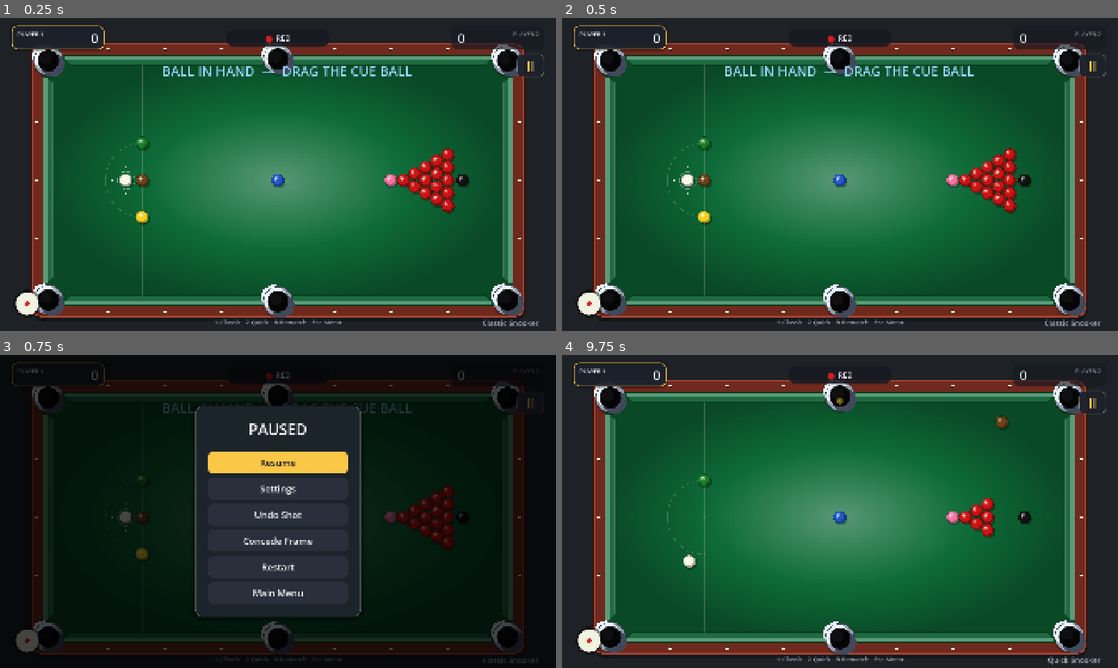
Above: before the commit, frames 1-4 (two rows, left to right).
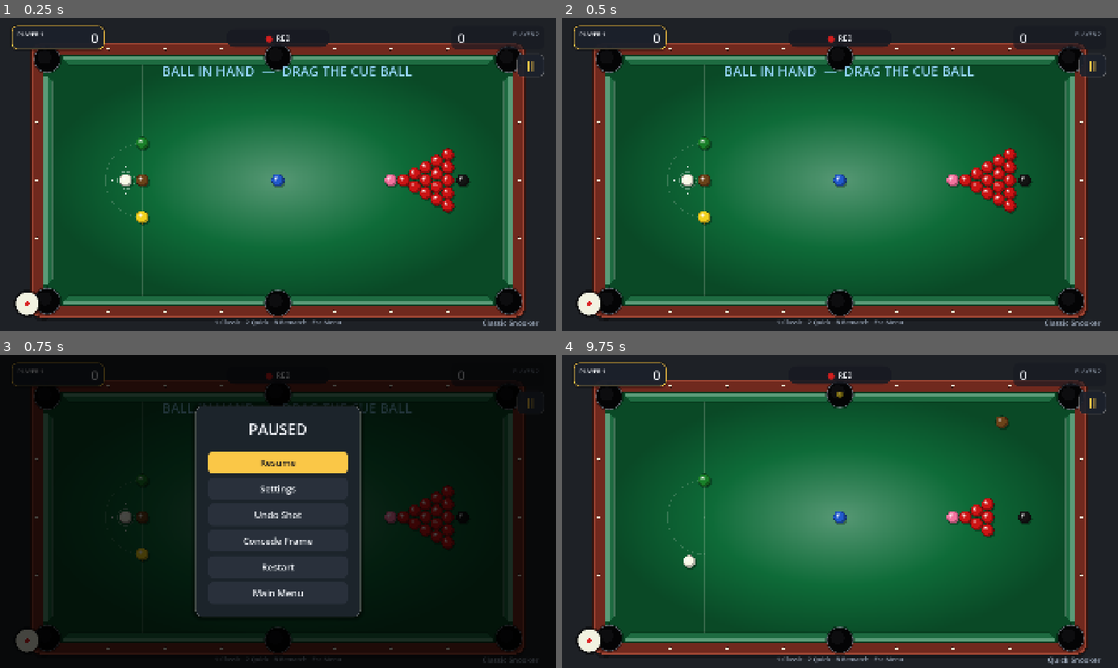
Above: after the commit, the same moments.

Repository: SaadiDK-003/pocket_duel
Game: Godot game, scene res://scenes/snooker/snooker_game.tscn
Two runs of this game, one before a commit and one after it. Both use one fixed random seed, a clock stepped at 60 frames per second and the inputs below. This scene is started directly instead of the project's main scene.
Inputs (mouse positions are in pixels of both pictures, inside the frame that each line leads up to):
- Up to frame 1 (0.25 s): no input
- Up to frame 2 (0.5 s): no input
- Up to frame 3 (0.75 s): click "II" at 0.5 s
- Up to frame 4 (9.75 s): click "Restart" at 1.25 s; click "II" at 2 s; click "Restart" at 2.75 s; click "II" at 3.5 s; click "Restart" at 4.25 s; tap Enter at 5 s; drag from (589, 639) to (895, 442) at 5.02 s; drag from (728, 527) to (812, 574) at 5.77 s; click "SHOOT" at 6.5 s; move the mouse to (895, 442) at 7.27 s; tap 2 at 7.35 s; click (895, 442) at 7.42 s; drag from (812, 574) to (673, 464) at 8.02 s; click "SHOOT" at 8.75 s; move the mouse to (1006, 558) at 9.52 s; tap 1 at 9.6 s; click (1006, 558) at 9.67 s

The runs differ from the first frame. In frame 1, 1.5% of the frame differs, in the area x 5-95%, y 8-96%; in frame 2, 1.5%; in frame 3, 0.8%; in frame 4, 1.6%.

Commit message:
Fix pockets: single clean hole + realign pot animation
- Remove the chrome ring (it read as a second hole); draw a single clean dark
  opening with a subtle rim + thin silver edge, matching the reference table
- Store each pocket's VISIBLE centre ('visual', seated into the rail) and sink
  the ball toward THAT, so the drop animation lands in the hole again (the
  previous push moved the hole but not the sink target -> broken drop)
- Tighten cushion openings so less felt shows in the pocket throats

Co-Authored-By: Claude Opus 4.8 <noreply@anthropic.com>

Diff:
--- a/scripts/snooker/game_manager.gd
+++ b/scripts/snooker/game_manager.gd
@@ -849,7 +849,8 @@
 			continue
 		for p in table.pockets:
 			if b.position.distance_to(p["pos"]) <= p["radius"]:
-				_pot_ball(b, p["pos"])
+				# Sink toward the VISIBLE hole centre so the drop lands in the hole.
+				_pot_ball(b, p.get("visual", p["pos"]))
 				break
 
 
--- a/scripts/snooker/table.gd
+++ b/scripts/snooker/table.gd
@@ -95,8 +95,8 @@
 	pocket_radius = w * 0.055
 	corner_hole = pocket_radius * 0.82
 	mid_hole = pocket_radius * 0.72
-	corner_open = pocket_radius * 1.05
-	mid_open = pocket_radius * 0.86
+	corner_open = pocket_radius * 0.92
+	mid_open = pocket_radius * 0.74
 	spots = {
 		"green": Vector2(baulk_x, cy - d_radius),        # Left corner of the D.
 		"brown": Vector2(baulk_x, cy),                   # Middle of the baulk line.
@@ -110,14 +110,30 @@
 func _build_pockets() -> void:
 	var r := play_rect
 	var mid_x := r.position.x + r.size.x * 0.5
-	pockets = [
-		{"pos": r.position, "radius": pocket_radius},                         # top-left
-		{"pos": Vector2(mid_x, r.position.y), "radius": pocket_radius},        # top-middle
-		{"pos": Vector2(r.end.x, r.position.y), "radius": pocket_radius},      # top-right
-		{"pos": Vector2(r.position.x, r.end.y), "radius": pocket_radius},      # bottom-left
-		{"pos": Vector2(mid_x, r.end.y), "radius": pocket_radius},             # bottom-middle
-		{"pos": r.end, "radius": pocket_radius},                              # bottom-right
+	var c := r.get_center()
+	var raw: Array[Vector2] = [
+		r.position, Vector2(mid_x, r.position.y), Vector2(r.end.x, r.position.y),
+		Vector2(r.position.x, r.end.y), Vector2(mid_x, r.end.y), r.end,
 	]
+	pockets = []
+	for pos in raw:
+		# `pos` is the physics capture point (ball centre bounds corner). The
+		# VISIBLE hole is seated a little OUTWARD into the rail (like a real
+		# pocket dipping into the cushion) — and the ball sinks toward this same
+		# `visual` point, so the drop drops into the hole you see.
+		var is_mid := absf(pos.y - r.position.y) > 1.0 and absf(pos.y - r.end.y) > 1.0
+		var outv: Vector2
+		var push: float
+		if is_mid:
+			outv = Vector2(0.0, signf(pos.y - c.y))
+			push = CUSHION_W * 0.75
+		else:
+			outv = Vector2(signf(pos.x - c.x), signf(pos.y - c.y)).normalized()
+			push = CUSHION_W * 0.80
+		pockets.append({
+			"pos": pos, "radius": pocket_radius,
+			"visual": pos + outv * push, "mid": is_mid,
+		})
 
 
 func _draw() -> void:
@@ -185,36 +201,20 @@
 
 
 func _draw_pockets() -> void:
-	var c := play_rect.get_center()
+	# A single clean dark opening per pocket (no fat metal ring), seated into the
+	# rail — matching the reference table.
 	for p in pockets:
-		var pos: Vector2 = p["pos"]
-		var is_mid: bool = absf(pos.y - play_rect.position.y) > 1.0 and absf(pos.y - play_rect.end.y) > 1.0
-		var hole: float = mid_hole if is_mid else corner_hole
-		# Seat the visible hole OUTWARD into the corner/rail (the physics capture
-		# point stays at `pos`; the hole is big enough to still cover it). This
-		# removes the felt sliver that made the pocket look like two holes.
-		var outv: Vector2
-		var push: float
-		if is_mid:
-			outv = Vector2(0.0, signf(pos.y - c.y))
-			push = CUSHION_W * 0.55
-		else:
-			outv = Vector2(signf(pos.x - c.x), signf(pos.y - c.y)).normalized()
-			push = CUSHION_W * 0.60
-		_chrome_pocket(pos + outv * push, hole)
-
-
-## A shiny chrome pocket fitting with the black hole in it (8-ball-pool style).
-func _chrome_pocket(pos: Vector2, hole: float) -> void:
-	var collar := hole * 1.40
-	draw_circle(pos + Vector2(0, collar * 0.10), collar * 1.05, Color(0, 0, 0, 0.22))  # shadow on wood
-	draw_circle(pos, collar, chrome_base)                                              # metal base
-	draw_circle(pos - Vector2(collar * 0.30, collar * 0.30), collar * 0.82, chrome_hi) # top-left sheen
-	draw_circle(pos + Vector2(collar * 0.30, collar * 0.30), collar * 0.80, chrome_lo) # bottom-right shade
-	draw_arc(pos, collar, 0.0, TAU, 48, chrome_lo.darkened(0.1), 2.0, true)            # rim definition
-	draw_circle(pos, hole, pocket_color)                                              # the hole
-	draw_circle(pos - Vector2(hole * 0.22, hole * 0.22), hole * 0.55, Color(0.06, 0.06, 0.07))  # depth
-	draw_arc(pos, hole, 0.0, TAU, 40, Color(0, 0, 0, 0.7), 2.0, true)                  # inner rim
+		var hole: float = (mid_hole if p["mid"] else corner_hole) * 1.18
+		_draw_pocket(p["visual"], hole)
+
+
+## One clean dark pocket opening with a soft rim and a thin metal edge.
+func _draw_pocket(pos: Vector2, hole: float) -> void:
+	draw_circle(pos, hole * 1.16, Color(0, 0, 0, 0.35))                 # soft shadow into the felt/wood
+	draw_circle(pos, hole * 1.05, Color(0.10, 0.11, 0.13))             # dark rim
+	draw_arc(pos, hole * 1.05, 0.0, TAU, 44, Color(0.60, 0.63, 0.68, 0.55), 2.0, true)  # thin silver edge
+	draw_circle(pos, hole, Color(0.015, 0.015, 0.02))                 # the hole (near-black)
+	draw_circle(pos - Vector2(hole * 0.20, hole * 0.20), hole * 0.55, Color(0.05, 0.05, 0.06))  # faint depth
 
 
 ## Sight dots (diamonds) evenly spaced along the wooden rails.
